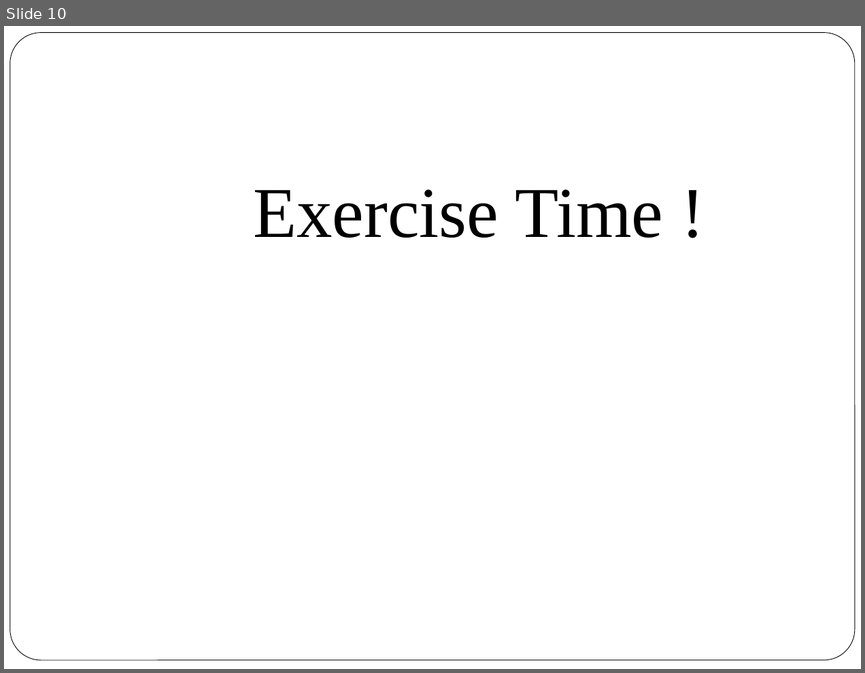
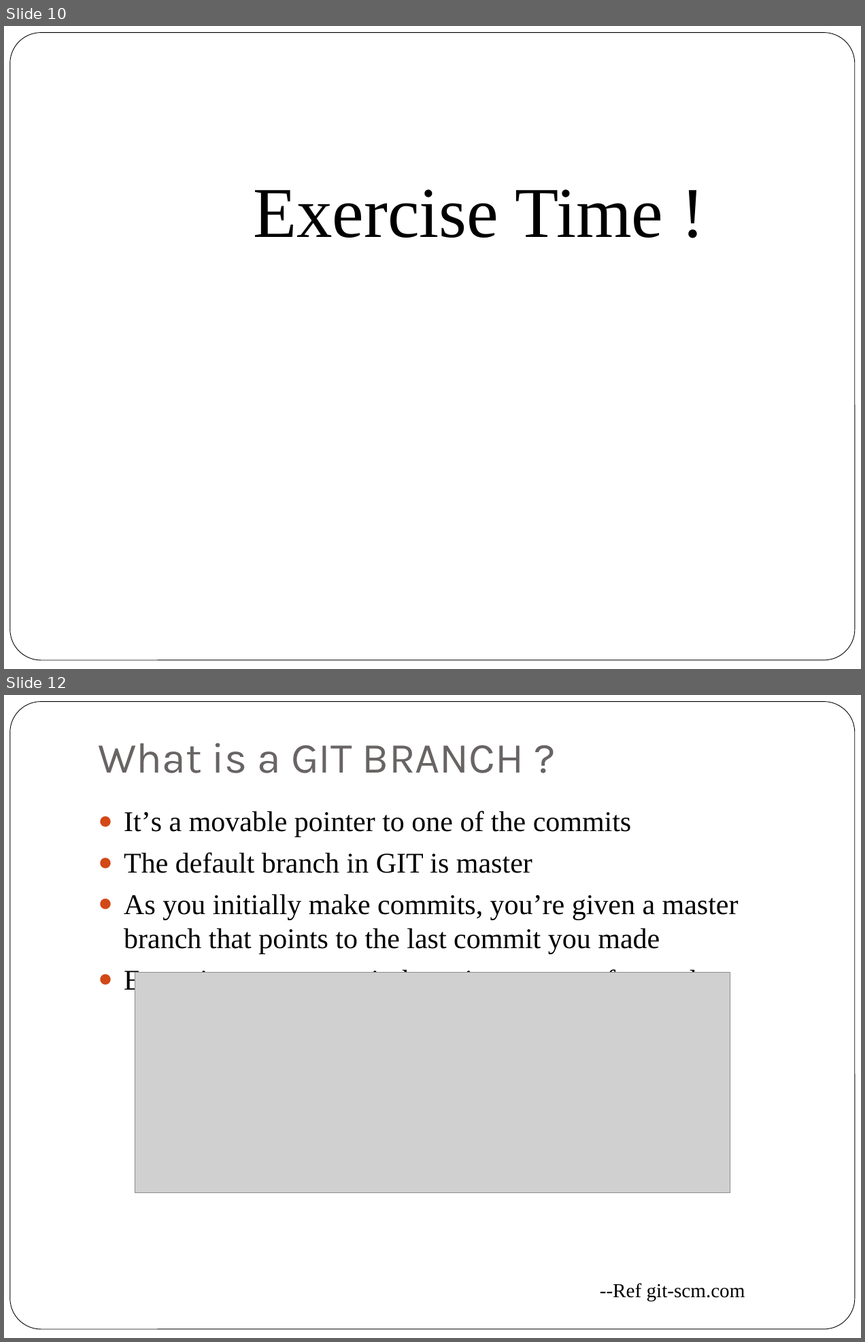
Before and after one commit to sowjumn/GITWWC, a slide deck: GIT.pptx. Shown one above the other, each under a label of ours: slide 10 before the commit, slides 10 and 12 after it; the slides between them are not shown. The pictures are 865x673 and 865x1342 pixels, drawn with LibreOffice and Linux fonts; fonts in the diff are those of the drawing; grey boxes stand for pictures. Boxes give left, top, right and bottom in pixels: in the first picture for what was removed or moved away, otherwise in the second. Text is boxed around its words. In the diff, an @@ line names an element or a change of style, - is before the commit and + after.

Commit message:
updated PPT with branches and rebasing

```diff
--- a/GIT.pptx
+++ b/GIT.pptx
@@ slide 12 added at (x1=4, y1=695, x2=861, y2=1338), background #FFFFFF; not listed: 1 template element that a slide beside it also shows @@
@@ title added at (x1=98, y1=743, x2=524, y2=773), 36 pt, text #696464 @@
+What is a GIT BRANCH ?
@@ text added at (x1=124, y1=811, x2=738, y2=996), 24.1 pt, text #000000 @@
+● It’s a movable pointer to one of the commits
+● The default branch in GIT is master
+● As you initially make commits, you’re given a master branch that points to the last commit you made
+● Everytime you commit the pointer moves forward
+                --Ref git-scm.com
@@ picture added at (x1=135, y1=972, x2=730, y2=1193) @@
```
Also in this commit, not shown: 1 slide changed, 14 other slides added.
